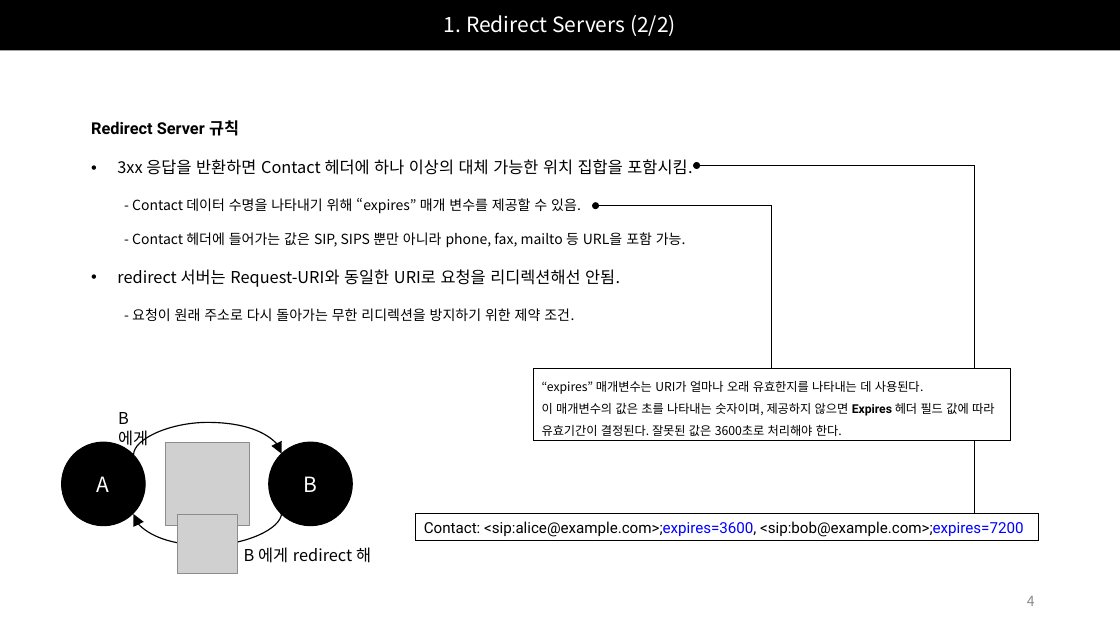
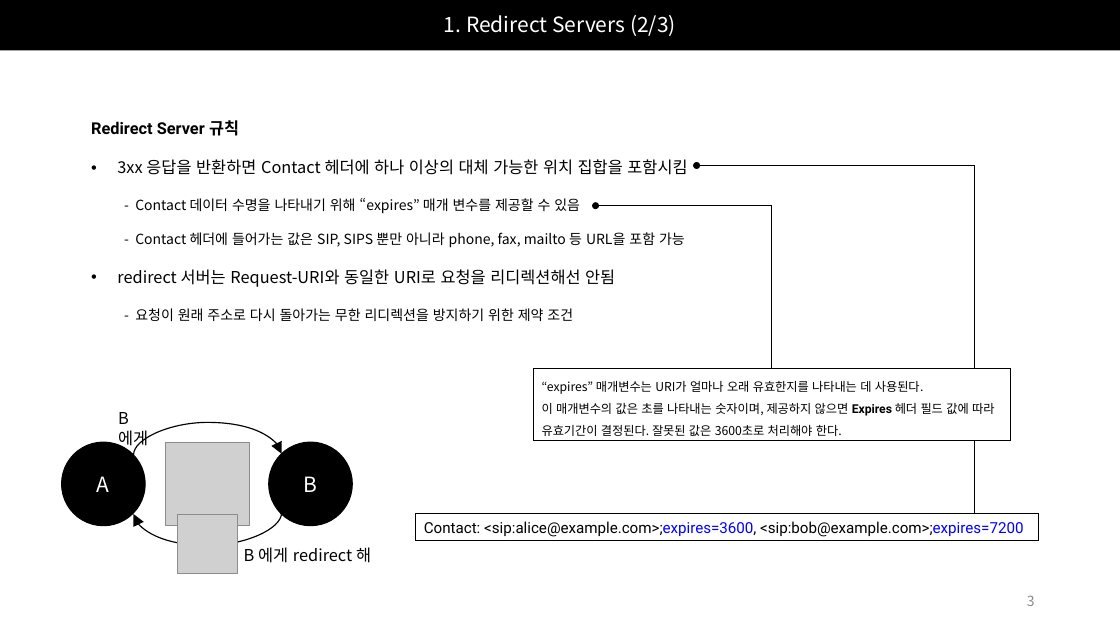
Before and after one commit to Epsilonely/SIP-Survey, a slide deck: slide 3 of 세미나 2차.pptx (slide 4 before the commit). Drawn at 1120x630 pixels with LibreOffice and Linux fonts; fonts in the diff are those of the drawing; grey boxes stand for pictures. Boxes give left, top, right and bottom in pixels: in the first picture for what was removed or moved away, otherwise in the second. Text is boxed around its words. In the diff, an @@ line names an element or a change of style, - is before the commit and + after.

```diff
--- a/세미나 2차.pptx
+++ b/세미나 2차.pptx
@@ title at box(444, 15, 676, 36): text changed @@
-1. Redirect Servers (2/2)
+1. Redirect Servers (2/3)
@@ text at box(117, 159, 687, 321): text changed @@
-• 3xx 응답을 반환하면 Contact 헤더에 하나 이상의 대체 가능한 위치 집합을 포함시킴.
-- Contact 데이터 수명을 나타내기 위해 “expires” 매개 변수를 제공할 수 있음.
-- Contact 헤더에 들어가는 값은 SIP, SIPS 뿐만 아니라 phone, fax, mailto 등 URL을 포함 가능.
-• redirect 서버는 Request-URI와 동일한 URI로 요청을 리디렉션해선 안됨.
-- 요청이 원래 주소로 다시 돌아가는 무한 리디렉션을 방지하기 위한 제약 조건.
+• 3xx 응답을 반환하면 Contact 헤더에 하나 이상의 대체 가능한 위치 집합을 포함시킴
+- Contact 데이터 수명을 나타내기 위해 “expires” 매개 변수를 제공할 수 있음
+- Contact 헤더에 들어가는 값은 SIP, SIPS 뿐만 아니라 phone, fax, mailto 등 URL을 포함 가능
+• redirect 서버는 Request-URI와 동일한 URI로 요청을 리디렉션해선 안됨
+- 요청이 원래 주소로 다시 돌아가는 무한 리디렉션을 방지하기 위한 제약 조건
@@ page number at box(1027, 595, 1035, 606): text changed @@
-4
+3
```
Also in this commit, not shown: 27 other slides changed, 2 slides removed.
